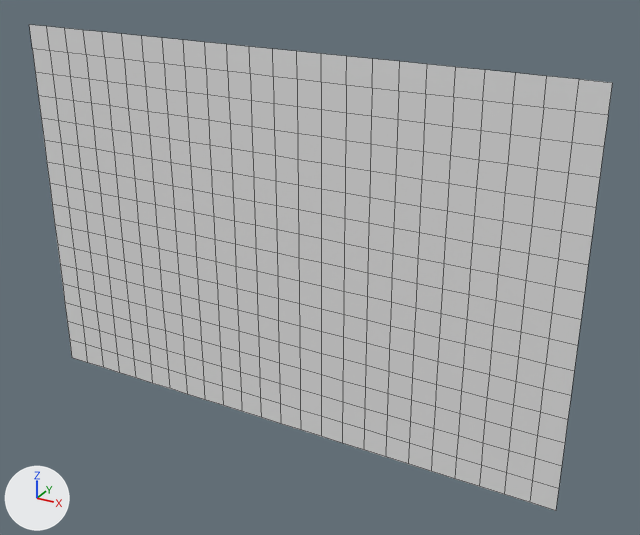
The OBJ model Project/Assets/Tiled2Unity/Meshes/map2.obj, before and after one commit.
Before and after are seen from a 50 mm camera at (248.0, -1329.0, 271.0) aimed at (-499.0, 30.0, -409.0). Every picture has the same lights, and +X, +Y and +Z are marked at lower left. Mesh edges are drawn as thin lines. Where no turn or scale is listed for an object, it has been applied to the vertices.

The first picture shows 'map2'.
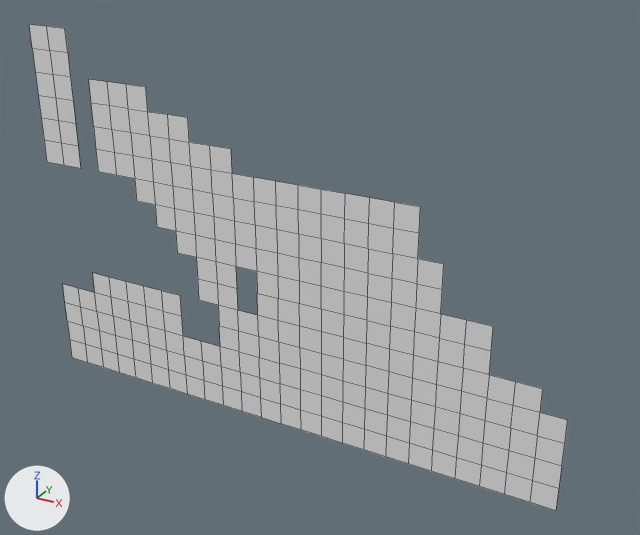
Changed parts and their boxes [x1, y1, x2, y2] in the pictures (640 x 535 px):
'map2', reshaped (8% narrower): before [29, 25, 613, 511]; after [29, 25, 568, 511]
part 1 of me_map2, deleted: before [47, 28, 613, 420]

The change, as a diff of the scene's bpy script:
```diff
--- a/Project/Assets/Tiled2Unity/Meshes/map2.obj.py
+++ b/Project/Assets/Tiled2Unity/Meshes/map2.obj.py
@@ me_map2 @@
 # used by ob_map2; location = (0.0, 0.0, 0.0)
-me_map2.from_pydata(...)  # 425 vertices, 384 faces; spans x -1152.0..0.0, y 0.0, z -768.0..0.0
+me_map2.from_pydata(...)  # 275 vertices, 217 faces; spans x -1152.0..0.0, y 0.0, z -768.0..0.0
+# me_map2 part 1
+# 150 vertices are removed from x -1152.0..0.0, y 0.0, z -576.0..0.0
+# 167 faces are deleted
```
